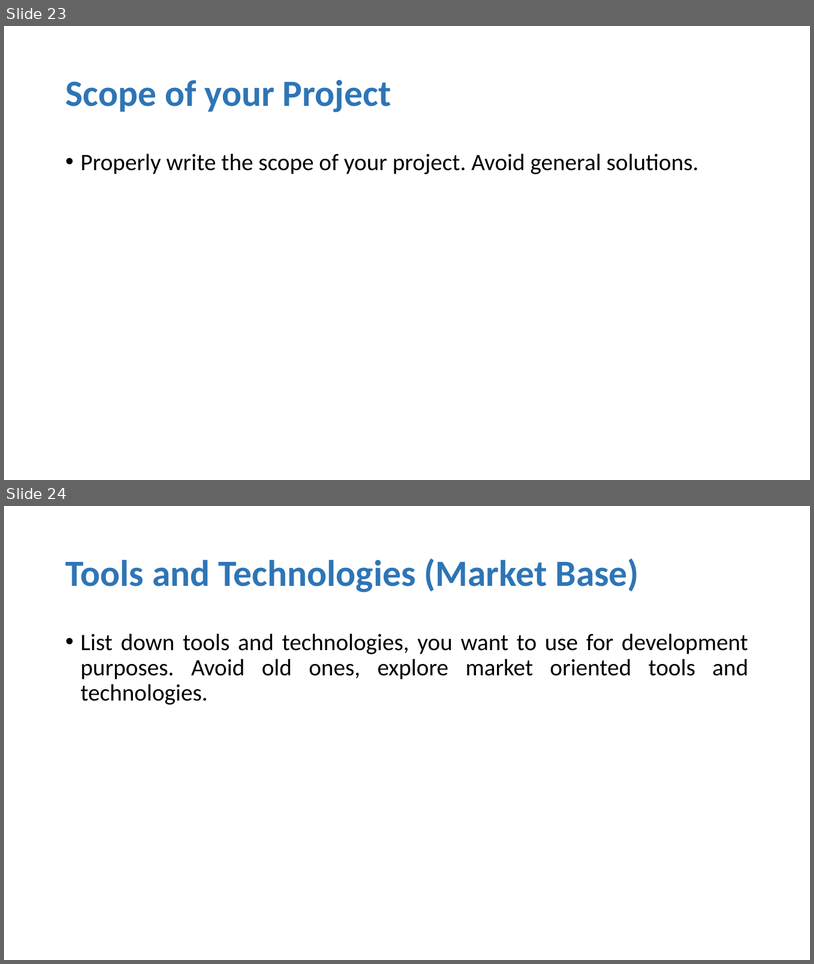
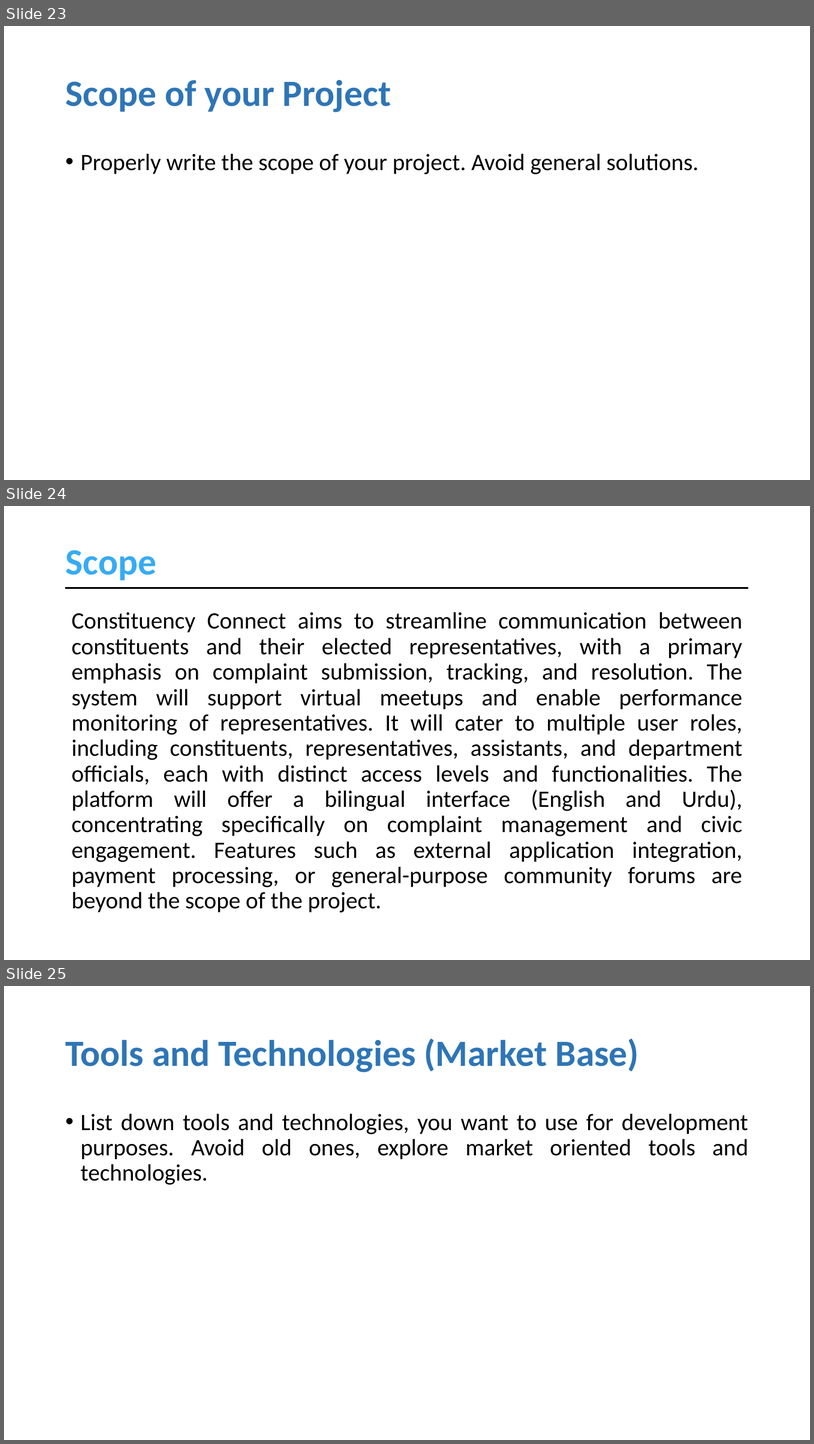
Before and after one commit to muhammadahsanmirza/fyp-constituency-connect, a slide deck: 4- Idea Evaluation/Idea Evaluation Slides - Working Draft.pptx. Shown one above the other, each under a label of ours: slides 23 and 24 before the commit, slides 23, 24 and 25 after it. The pictures are 814x964 and 814x1444 pixels, drawn with LibreOffice and Linux fonts; fonts in the diff are those of the drawing. Boxes give left, top, right and bottom in pixels: in the first picture for what was removed or moved away, otherwise in the second. Text is boxed around its words. In the diff, an @@ line names an element or a change of style, - is before the commit and + after.

Commit message:
Add Scope and Final Outcome of the idea

```diff
--- a/4- Idea Evaluation/Idea Evaluation Slides - Working Draft.pptx
+++ b/4- Idea Evaluation/Idea Evaluation Slides - Working Draft.pptx
@@ slide 24 added at bbox=[4, 506, 810, 960], background #FFFFFF @@
@@ title added at bbox=[65, 550, 156, 580], 44 pt, text #36ABF3, bold @@
+Scope
@@ line added from (66, 588) to (749, 588), #000000 2.25 pt @@
@@ text added at bbox=[72, 612, 743, 912], 28 pt, text #000000 @@
+Constituency Connect aims to streamline communication between constituents and their elected representatives, with a primary emphasis on complaint submission, tracking, and resolution. The system will support virtual meetups and enable performance monitoring of representatives. It will cater to multiple user roles, including constituents, representatives, assistants, and department officials, each with distinct access levels and functionalities. The platform will offer a bilingual interface (English and Urdu), concentrating specifically on complaint management and civic engagement. Features such as external application integration, payment processing, or general-purpose community forums are beyond the scope of the project.
@@ what was slide 24 is now slide 25 @@
```
Also in this commit, not shown: 2 slides changed, 1 other slide added.
